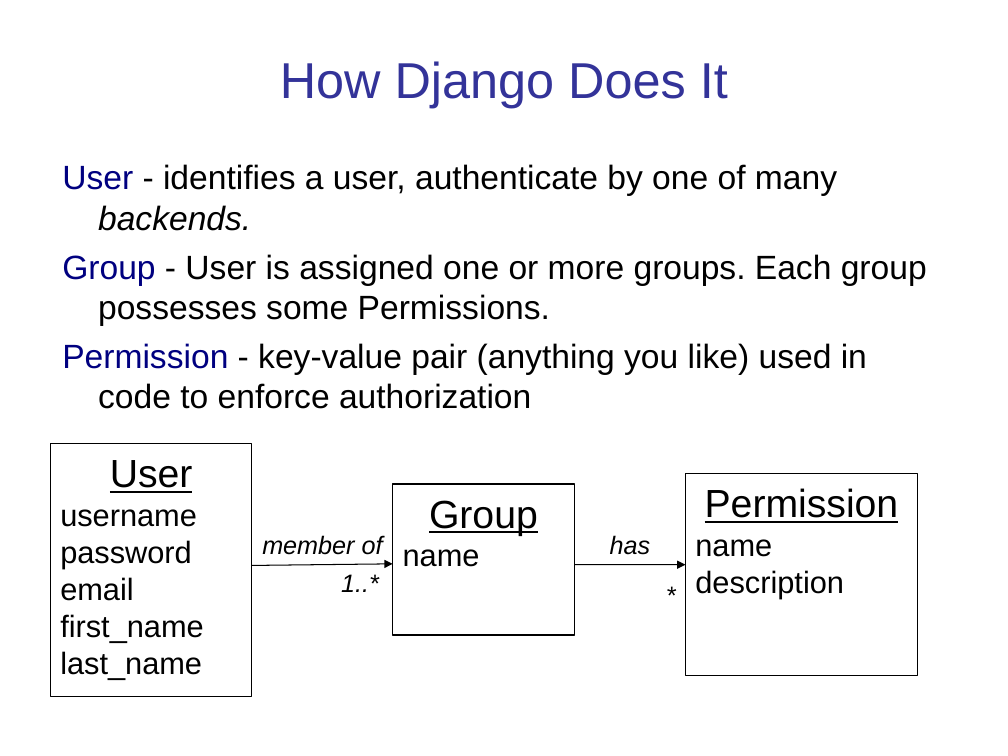
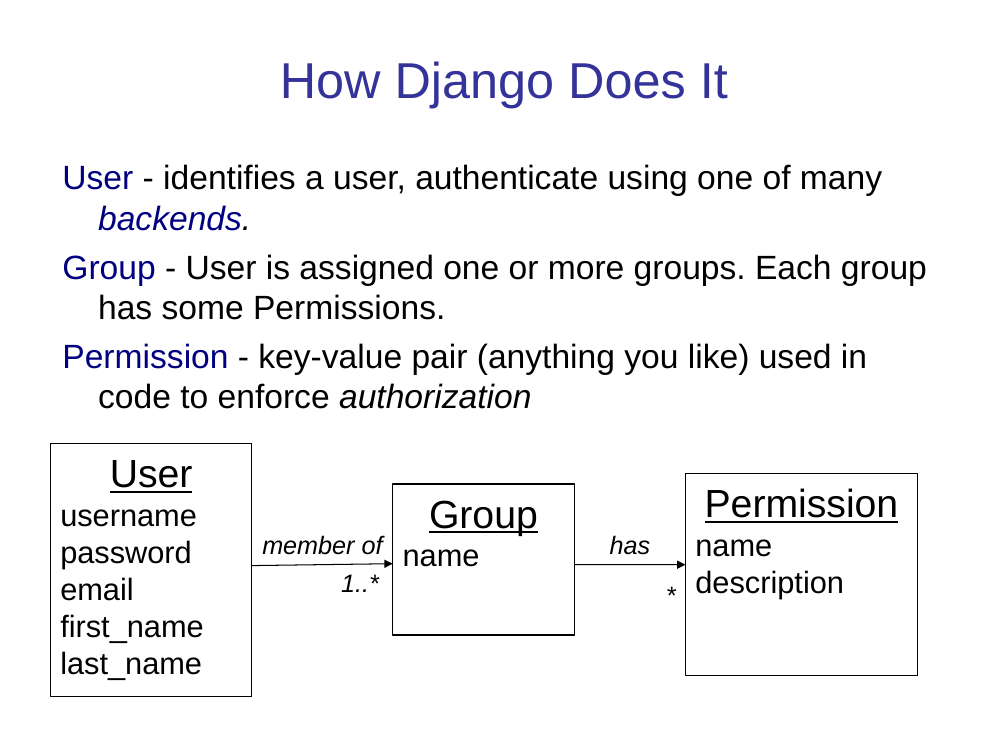
Before and after one commit to cpske/ISP, a slide deck: slide 18 of authentication/Authentication-and-Authorization.ppt. Drawn at 1008x756 pixels with LibreOffice and Linux fonts; fonts in the diff are those of the drawing. Boxes give left, top, right and bottom in pixels: in the first picture for what was removed or moved away, otherwise in the second. Text is boxed around its words. In the diff, an @@ line names an element or a change of style, - is before the commit and + after.

```diff
--- a/authentication/Authentication-and-Authorization.ppt
+++ b/authentication/Authentication-and-Authorization.ppt
@@ text at <box>62,164,927,320</box>: text changed @@
-User - identifies a user, authenticate by one of many backends.
-Group - User is assigned one or more groups. Each group possesses some Permissions.
+User - identifies a user, authenticate using one of many backends.
+Group - User is assigned one or more groups. Each group has some Permissions.
@@ text at <box>62,343,867,409</box>: italic on in "authorization"; indent changed @@
```
Also in this commit, not shown: 18 other slides changed, 1 slide added, 4 other files.
